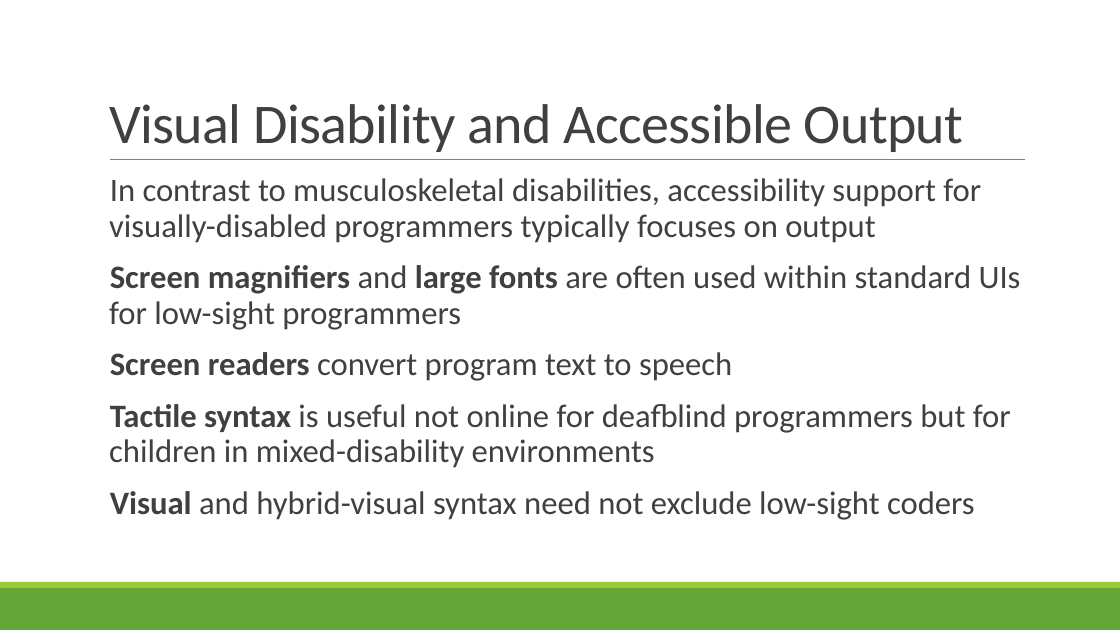
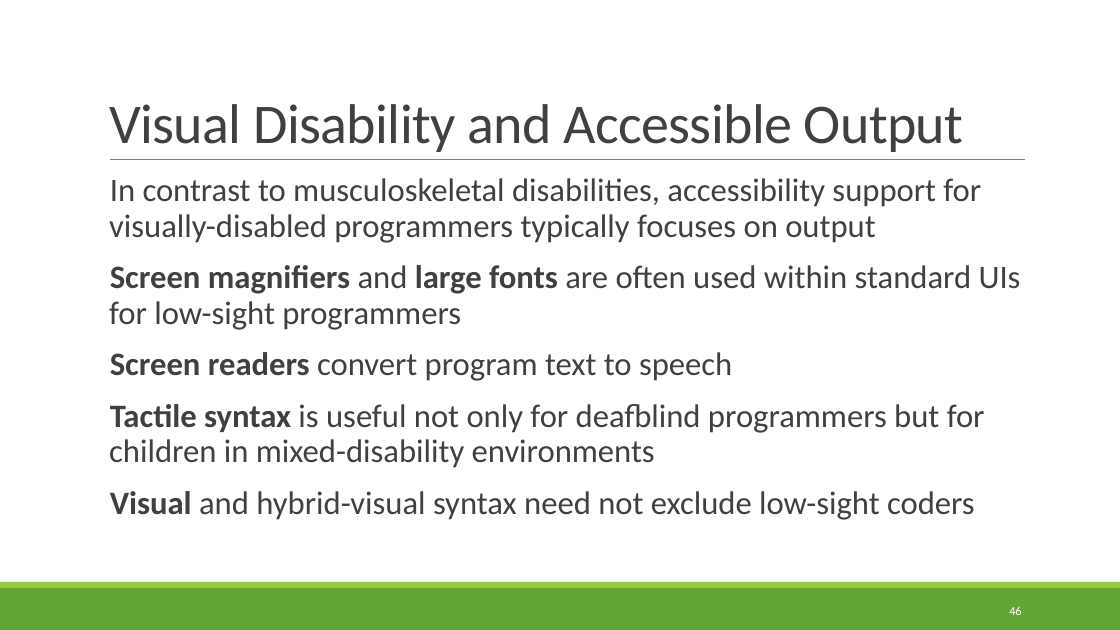
Before and after one commit to rbohrer/pl-course, a slide deck: slide 46 of LectureSlides/10GenderDisability.pptx (slide 42 before the commit). Drawn at 1120x630 pixels with LibreOffice and Linux fonts; fonts in the diff are those of the drawing. Boxes give left, top, right and bottom in pixels: in the first picture for what was removed or moved away, otherwise in the second. Text is boxed around its words. In the diff, an @@ line names an element or a change of style, - is before the commit and + after.

```diff
--- a/LectureSlides/10GenderDisability.pptx
+++ b/LectureSlides/10GenderDisability.pptx
@@ text at (109,404,985,468): text changed @@
-  Tactile syntax is useful not online for deafblind programmers but for children in mixed-disability environments
+  Tactile syntax is useful not only for deafblind programmers but for children in mixed-disability environments
@@ page number added at (1009,606,1021,615), 10.5 pt, text #FFFFFF @@
+46
```
Also in this commit, not shown: 49 other slides changed, 5 slides added.
